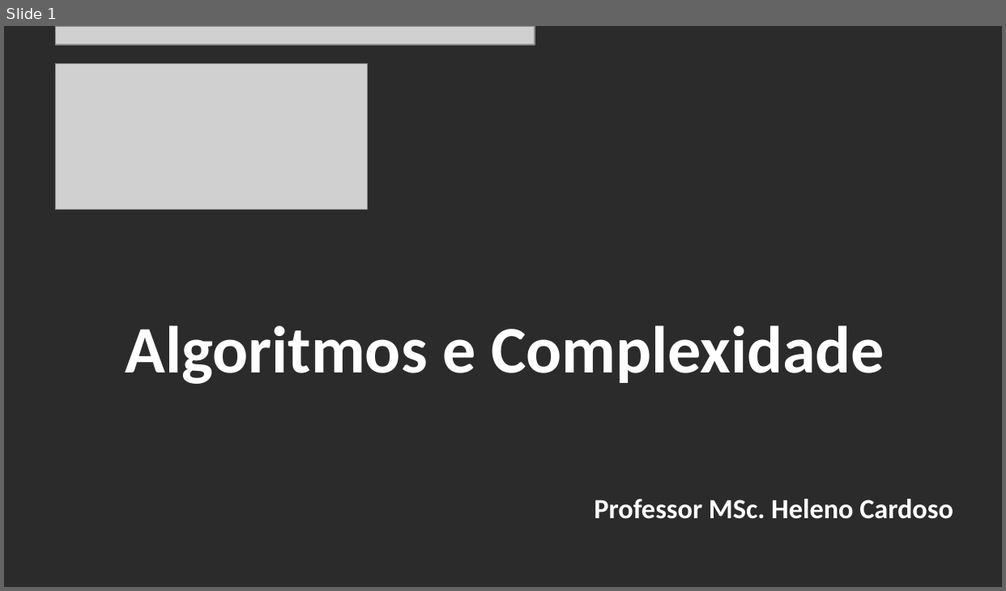
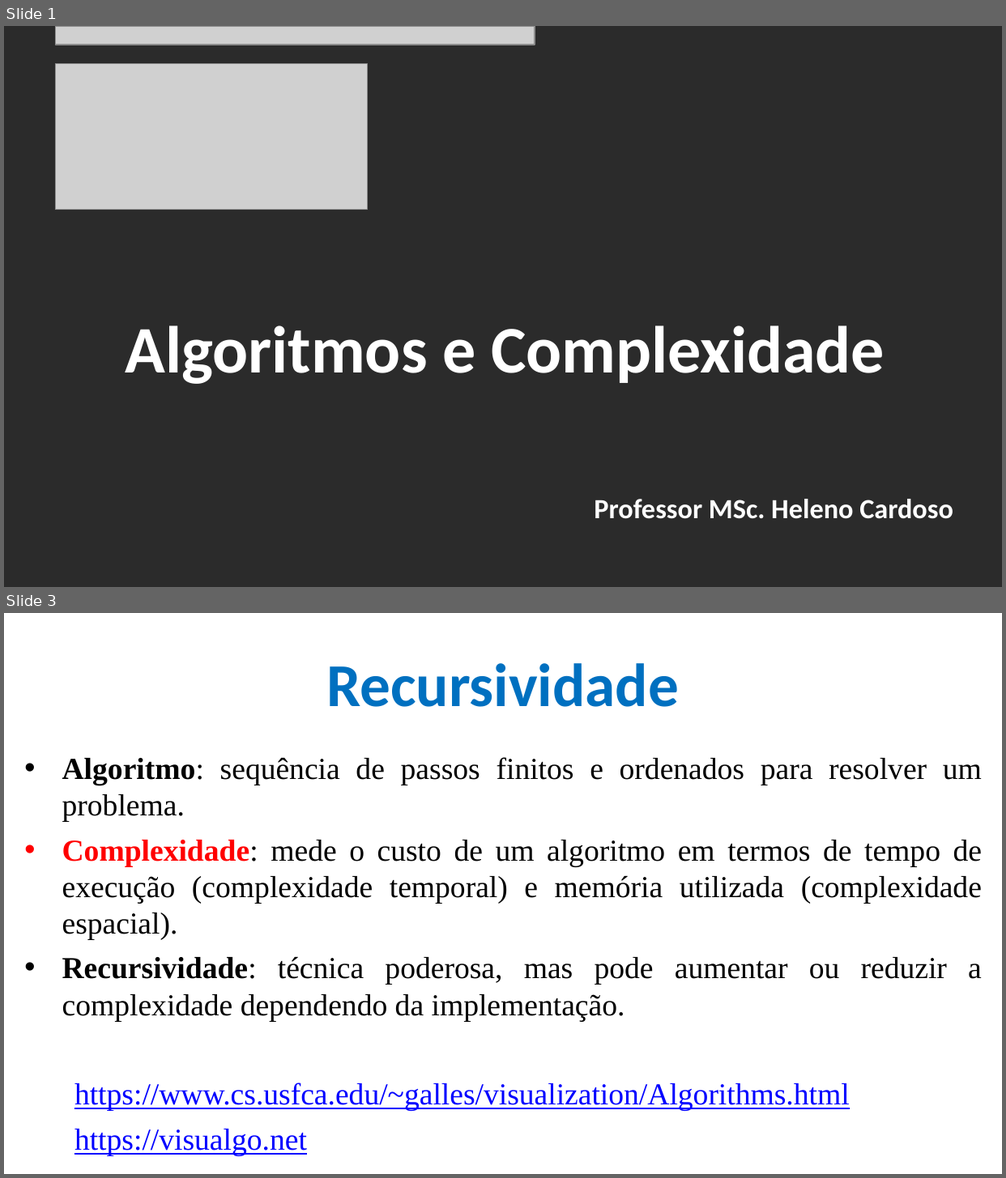
Before and after one commit to CloudEducationBrazil/WydenAlgoritmosEComplexidade, a slide deck: 01 Classes/Aula 03 - Algoritmos e Complexidade - Recursividade.pptx. Shown one above the other, each under a label of ours: slide 1 before the commit, slides 1 and 3 after it; the slides between them are not shown. The pictures are 1006x591 and 1006x1178 pixels, drawn with LibreOffice and Linux fonts; fonts in the diff are those of the drawing; grey boxes stand for pictures; background and template pictures are left out; a plain dark background stands for a picture behind light text. Boxes give left, top, right and bottom in pixels: in the first picture for what was removed or moved away, otherwise in the second. Text is boxed around its words. In the diff, an @@ line names an element or a change of style, - is before the commit and + after.

Commit message:
Aulas Algorit e Complex 25Ago2025 ...

```diff
--- a/01 Classes/Aula 03 - Algoritmos e Complexidade - Recursividade.pptx
+++ b/01 Classes/Aula 03 - Algoritmos e Complexidade - Recursividade.pptx
@@ slide 3 added at (x1=4, y1=613, x2=1002, y2=1174), background picture (left out) @@
@@ title added at (x1=326, y1=663, x2=679, y2=707), 44 pt, text #0070C0, bold @@
+Recursividade
@@ text added at (x1=62, y1=757, x2=982, y2=1157), 22 pt, text #000000 @@
+• Algoritmo: sequência de passos finitos e ordenados para resolver um problema.
+• Complexidade: mede o custo de um algoritmo em termos de tempo de execução (complexidade temporal) e memória utilizada (complexidade espacial).
+• Recursividade: técnica poderosa, mas pode aumentar ou reduzir a complexidade dependendo da implementação.
+https://www.cs.usfca.edu/~galles/visualization/Algorithms.html
+https://visualgo.net
```
Also in this commit, not shown: 6 slides changed, 14 other slides added, 14 other files.
